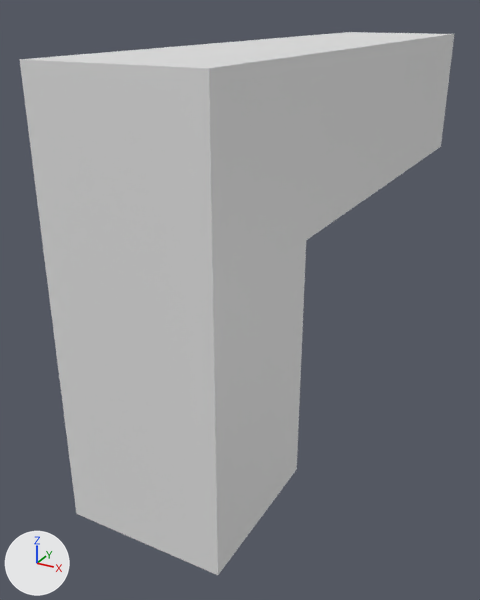
The FBX model Assets/Models/pistolPT.fbx as it was, and as the next commit left it.
One viewpoint serves both versions: a 50 mm camera at (3.82, -8.2, 5.0) aimed at (-0.61, -0.13, 0.96). The axes (+X, +Y, +Z) are drawn at lower left. The lights are the same throughout. The picture after the commit comes second.
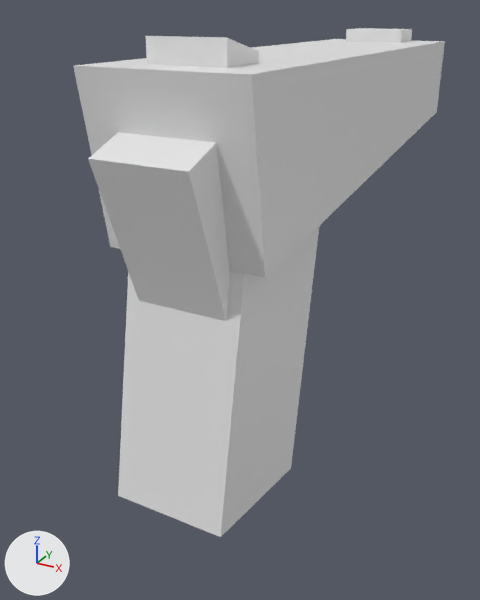
Where the change shows, as pixel boxes (x1, y1, x2, y2) in the pictures (480 x 600 px):
'Cube', reshaped, moved, turned, rescaled: before (20, 32, 454, 575); after (73, 28, 445, 537)

Patch to the scene script:
```diff
--- a/Assets/Models/pistolPT.fbx.py
+++ b/Assets/Models/pistolPT.fbx.py
@@ me_cube @@
 # used by ob_cube; location = (0.0, 0.0, 3.57); scale = (1.0, 3.56, 1.0)
-me_cube.from_pydata(...)  # 20 vertices, 18 faces; spans x -1.0..1.0, y -1.0..1.38, z -4.21..1.0
-me_cube.materials.append(mat_material)  # white #e7e7e7
+me_cube.from_pydata(...)  # 58 vertices, 43 faces; spans x -2.32..2.32, y -4.37..16.04, z -2.15..4.44
+# me_cube part 1: the whole mesh is rebuilt
@@ ob_cube @@
 ob_cube = bpy.data.objects.new('Cube', me_cube)
-ob_cube.location = (0.0, 0.0, 3.57)
-ob_cube.scale = (1.0, 3.56, 1.0)
+ob_cube.location = (0.0, -2.3, 2.75)
+ob_cube.rotation_euler = (-0.351, 0.0, 3.142)  # degrees (-20, 0, 180)
+ob_cube.scale = (-0.432, -0.432, -0.882)
```
